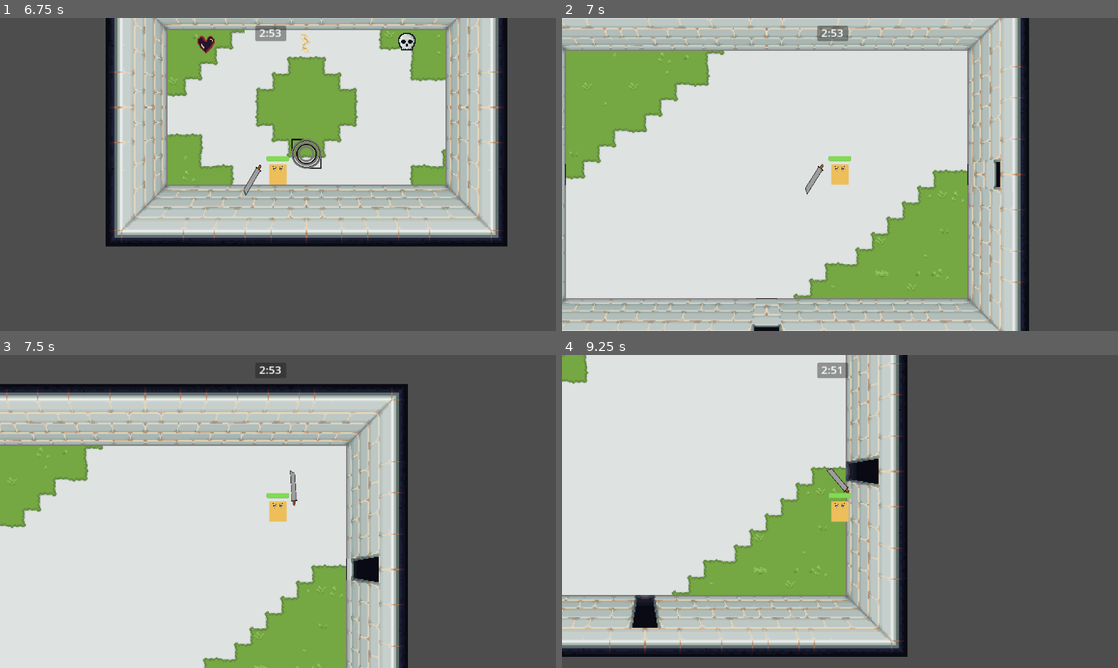
Above: before the commit, frames 1-4 (two rows, left to right).
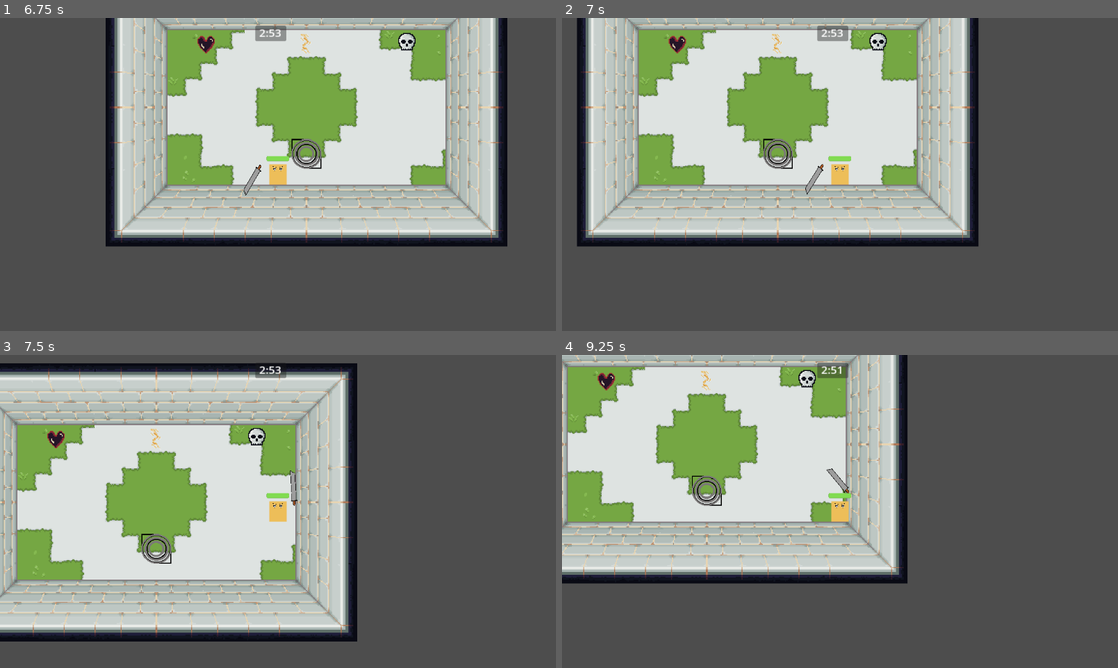
Above: after the commit, the same moments.

Repository: Filip22022/MazePrisoner
Game: Godot game, scene res://game.tscn
The game is run twice, just before and just after one commit, with the same random seed, the same clock (stepped at 60 frames per second) and the same inputs.
Inputs (mouse positions are in pixels of both pictures, inside the frame that each line leads up to):
- Up to frame 1 (6.75 s): click "Start" at 0.5 s; tap Enter at 1.25, 3.5, 6.5 s; move the mouse to (400, 158) at 1.27 s; hold D (move_right) 1.28-2.03 s; click (400, 158) at 1.35 s; move the mouse to (166, 190) at 2.02 s; hold S (move_down) 2.03-2.78 s; tap Space (Dash) at 2.1, 2.75, 4.35, 5.75, 6.6 s; move the mouse to (333, 105) at 2.77 s; hold D (move_right) 2.78-3.53 s; hold E (interact) 2.78-3.53 s; move the mouse to (250, 237) at 3.52 s; hold W (move_up) 3.53-4.28 s; click (250, 237) at 3.6 s; move the mouse to (444, 221) at 4.27 s; hold A (move_left) 4.28-5.78 s; move the mouse to (111, 127) at 5.02 s; tap E (interact) at 5.1 s; move the mouse to (305, 174) at 5.77 s; hold S (move_down) 5.78-6.53 s; click (305, 174) at 5.85 s; move the mouse to (194, 96) at 6.52 s; hold D (move_right) from 6.53 s (still down)
- Up to frame 2 (7 s): keep holding D (move_right)
- Up to frame 3 (7.5 s): move the mouse to (400, 495) at 7.27 s; release D (move_right) at 7.28 s; hold W (move_up) from 7.28 s (still down); hold E (interact) from 7.28 s (still down)
- Up to frame 4 (9.25 s): move the mouse to (728, 527) at 8.02 s; release W (move_up) at 8.03 s; release E (interact) at 8.03 s; hold D (move_right) 8.03-8.78 s; click (728, 527) at 8.1 s; tap Space (Dash) at 8.75, 8.85 s; move the mouse to (895, 442) at 8.77 s; hold S (move_down) from 8.78 s (still down)

Frame 1 is identical in both runs. In frame 2, 65% of the frame differs, in the area x 0-84%, y 0-100%; in frame 3, 51%; in frame 4, 37%.

Commit message:
Adjust player hitboxes

Diff:
--- a/game.tscn
+++ b/game.tscn
@@ -26,7 +26,6 @@
 [node name="MazeGenerator" type="TileMap" parent="SceneManager"]
 format = 2
 script = ExtResource("4_kpke4")
-size = 9
 
 [node name="InteractionManager" parent="SceneManager" instance=ExtResource("4_qa6yh")]
 
--- a/player/player.tscn
+++ b/player/player.tscn
@@ -7,8 +7,7 @@
 
 [sub_resource type="CircleShape2D" id="CircleShape2D_8el24"]
 
-[sub_resource type="CircleShape2D" id="CircleShape2D_uyu8n"]
-radius = 87.963
+[sub_resource type="RectangleShape2D" id="RectangleShape2D_dt510"]
 
 [sub_resource type="StyleBoxFlat" id="StyleBoxFlat_67oi0"]
 bg_color = Color(0.152941, 0.168627, 0.188235, 1)
@@ -50,9 +49,9 @@
 script = ExtResource("3_y2d3n")
 
 [node name="CollisionShape2D" type="CollisionShape2D" parent="HurtBox"]
-position = Vector2(-2.77778, -2.38419e-06)
-scale = Vector2(0.6, 0.6)
-shape = SubResource("CircleShape2D_uyu8n")
+position = Vector2(0, 2.27374e-13)
+scale = Vector2(5.22465, 5.05132)
+shape = SubResource("RectangleShape2D_dt510")
 debug_color = Color(0.862745, 0.352941, 0.121569, 0.419608)
 
 [node name="HealthBar" type="ProgressBar" parent="."]
@@ -73,6 +72,8 @@
 scale = Vector2(0.904645, 0.842799)
 
 [node name="TransitionTriggerArea" type="Area2D" parent="."]
+position = Vector2(0, 15.1749)
+scale = Vector2(1, 0.514403)
 collision_layer = 8
 collision_mask = 8
 
